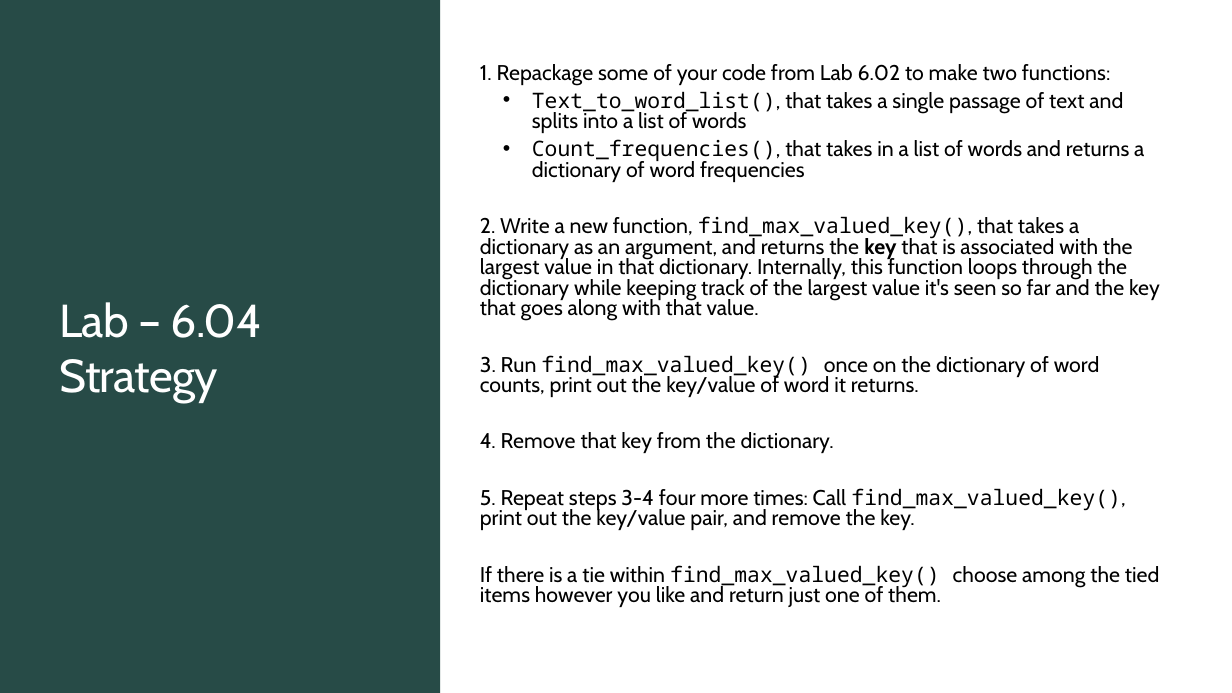
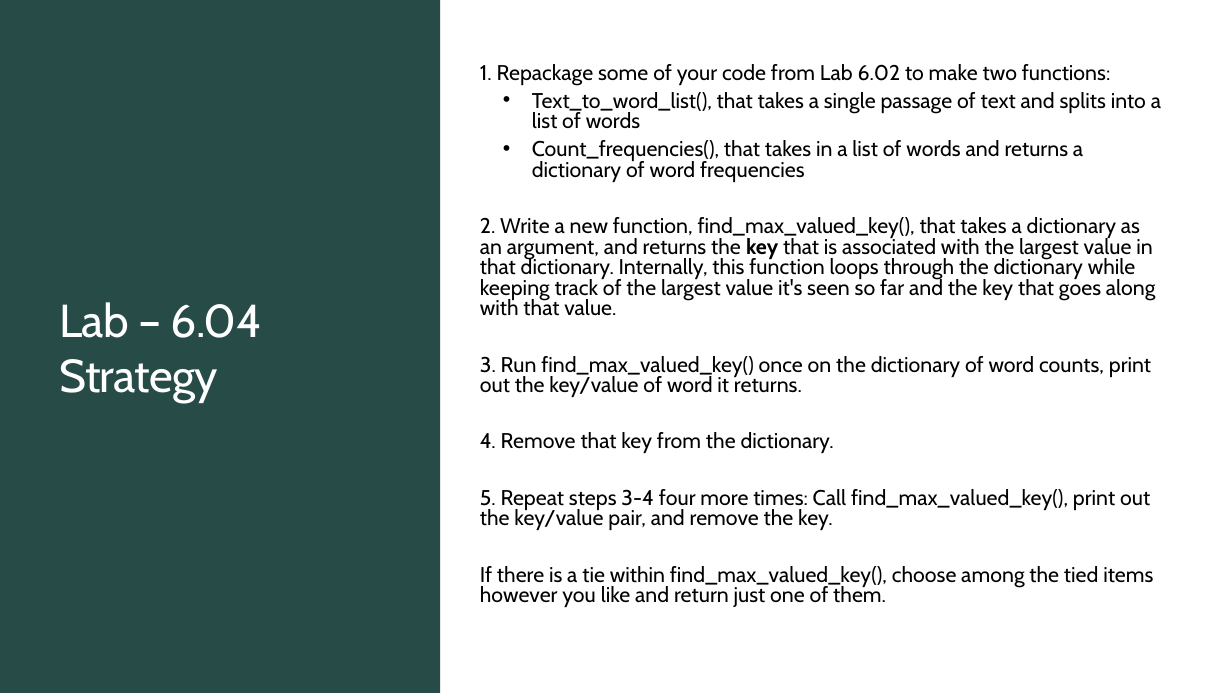
Before and after one commit to TEALSK12/2nd-semester-introduction-to-computer-science, a slide deck: slide 8 of units/6_unit/slidedecks/Intro Python 6.04 TEALS.pptx (slide 5 before the commit). Drawn at 1232x693 pixels with LibreOffice and Linux fonts; fonts in the diff are those of the drawing; background and template pictures are left out. Boxes give left, top, right and bottom in pixels: in the first picture for what was removed or moved away, otherwise in the second. Text is boxed around its words. In the diff, an @@ line names an element or a change of style, - is before the commit and + after.

```diff
--- a/units/6_unit/slidedecks/Intro Python 6.04 TEALS.pptx
+++ b/units/6_unit/slidedecks/Intro Python 6.04 TEALS.pptx
@@ text at (480, 92, 1161, 530): font Noto Sans Mono to Cabin in "Text_to_word_list(),", "Count_frequencies(),", "find_max_valued_key(),", "find_max_valued_key()" and 1 more places @@
@@ text at (480, 566, 1153, 607): text changed @@
-If there is a tie within find_max_valued_key() choose among the tied items however you like and return just one of them.
+If there is a tie within find_max_valued_key(), choose among the tied items however you like and return just one of them.
```
Also in this commit, not shown: 3 other slides changed, 1 slide added, 5 other files.
